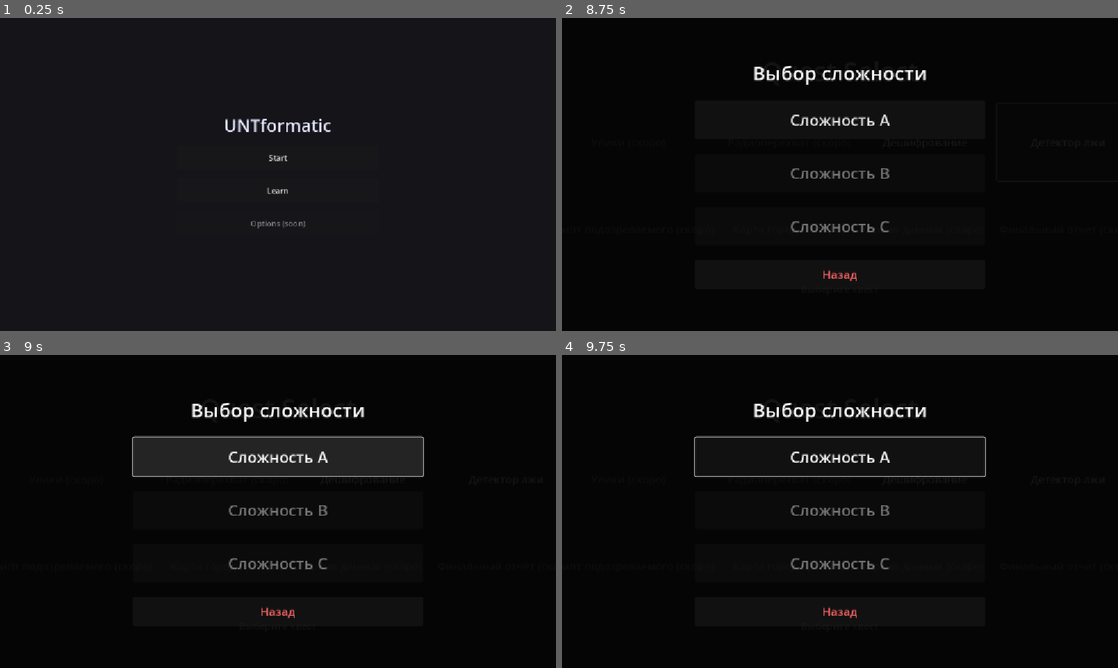
Above: before the commit, frames 1-4 (two rows, left to right).
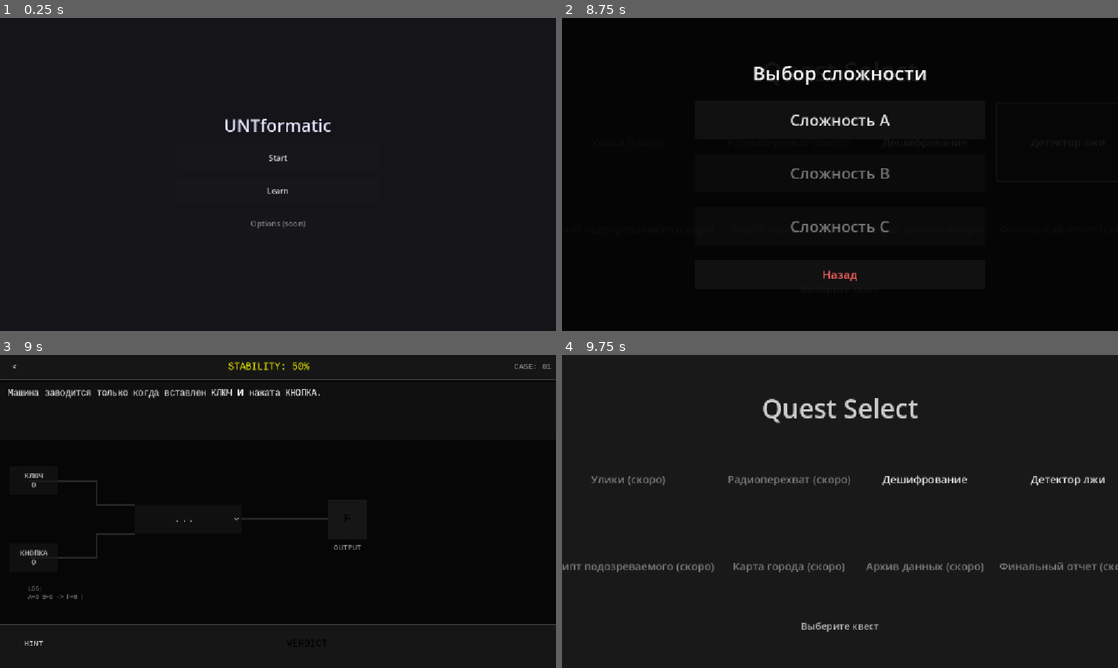
Above: after the commit, the same moments.

Repository: Nurik-dotcom/untmatric
Game: Godot game, scene res://scenes/MainMenu.tscn
Two runs of this game, one before a commit and one after it. Both use one fixed random seed, a clock stepped at 60 frames per second and the inputs below.
Inputs (mouse positions are in pixels of both pictures, inside the frame that each line leads up to):
- Up to frame 1 (0.25 s): no input
- Up to frame 2 (8.75 s): click "Start" at 0.5 s; click "Дешифрование" at 1.25 s; click "Сложность A" at 2 s; click "МЕНЮ" at 2.75 s; click "Детектор лжи" at 3.5 s; click "Назад" at 4.25 s; click "Дешифрование" at 5 s; click "Сложность B" at 5.75 s; click "CHECK" at 6.5 s; click "МЕНЮ" at 7.25 s; click "Детектор лжи" at 8 s
- Up to frame 3 (9 s): click "Сложность A" at 8.75 s
- Up to frame 4 (9.75 s): click (578, 367) at 9.5 s, where only the run after the commit has a clickable "<"

Frames 1-2 are identical in both runs. In frame 3, 10% of the frame differs, in the area x 0-100%, y 2-93%; in frame 4, 5.1%.

Commit message:
Fix LogicQuestA.tscn structure
- Moved inline [sub_resource] blocks to the top of the file to comply with Godot .tscn syntax requirements.
- Resolves 'Parse Error: Invalid parameter' when loading the scene.

Co-authored-by: Nurik-dotcom <84225078+Nurik-dotcom@users.noreply.github.com>

Diff:
--- a/scenes/LogicQuestA.tscn
+++ b/scenes/LogicQuestA.tscn
@@ -1,44 +1,56 @@
-[gd_scene load_steps=3 format=3 uid="uid://bj856hihjj58i"]
+[gd_scene load_steps=6 format=3 uid="uid://bj856hihjj58i"]
 
 [ext_resource type="Script" path="res://scenes/LogicQuestA.gd" id="1_script"]
 
 [sub_resource type="SystemFont" id="SystemFont_1"]
 font_names = PackedStringArray("Courier New", "Consolas", "Liberation Mono")
-
-[node name="LogicQuestA" type="Control"]
-layout_mode = 3
-anchors_preset = 15
-anchor_right = 1.0
-anchor_bottom = 1.0
-grow_horizontal = 2
-grow_vertical = 2
-script = ExtResource("1_script")
-
-[node name="Background" type="ColorRect" parent="."]
-layout_mode = 1
-anchors_preset = 15
-anchor_right = 1.0
-anchor_bottom = 1.0
-grow_horizontal = 2
-grow_vertical = 2
-color = Color(0.05, 0.05, 0.05, 1)
-
-[node name="MainLayout" type="VBoxContainer" parent="."]
-layout_mode = 1
-anchors_preset = 15
-anchor_right = 1.0
-anchor_bottom = 1.0
-grow_horizontal = 2
-grow_vertical = 2
-
-[node name="HeaderPanel" type="PanelContainer" parent="MainLayout"]
-layout_mode = 2
-theme_override_styles/panel = SubResource("StyleBoxFlat_header")
 
 [sub_resource type="StyleBoxFlat" id="StyleBoxFlat_header"]
 bg_color = Color(0.1, 0.1, 0.1, 1)
 border_width_bottom = 2
 border_color = Color(0.3, 0.3, 0.3, 1)
+
+[sub_resource type="StyleBoxFlat" id="StyleBoxFlat_controls"]
+bg_color = Color(0.1, 0.1, 0.1, 1)
+border_width_top = 2
+border_color = Color(0.3, 0.3, 0.3, 1)
+
+[sub_resource type="Environment" id="Environment_glow"]
+background_mode = 3
+glow_enabled = true
+glow_intensity = 0.8
+glow_strength = 1.0
+glow_blend_mode = 1
+
+[node name="LogicQuestA" type="Control"]
+layout_mode = 3
+anchors_preset = 15
+anchor_right = 1.0
+anchor_bottom = 1.0
+grow_horizontal = 2
+grow_vertical = 2
+script = ExtResource("1_script")
+
+[node name="Background" type="ColorRect" parent="."]
+layout_mode = 1
+anchors_preset = 15
+anchor_right = 1.0
+anchor_bottom = 1.0
+grow_horizontal = 2
+grow_vertical = 2
+color = Color(0.05, 0.05, 0.05, 1)
+
+[node name="MainLayout" type="VBoxContainer" parent="."]
+layout_mode = 1
+anchors_preset = 15
+anchor_right = 1.0
+anchor_bottom = 1.0
+grow_horizontal = 2
+grow_vertical = 2
+
+[node name="HeaderPanel" type="PanelContainer" parent="MainLayout"]
+layout_mode = 2
+theme_override_styles/panel = SubResource("StyleBoxFlat_header")
 
 [node name="HeaderMargin" type="MarginContainer" parent="MainLayout/HeaderPanel"]
 layout_mode = 2
@@ -193,11 +205,6 @@
 layout_mode = 2
 theme_override_styles/panel = SubResource("StyleBoxFlat_controls")
 
-[sub_resource type="StyleBoxFlat" id="StyleBoxFlat_controls"]
-bg_color = Color(0.1, 0.1, 0.1, 1)
-border_width_top = 2
-border_color = Color(0.3, 0.3, 0.3, 1)
-
 [node name="ControlsMargin" type="MarginContainer" parent="MainLayout/ControlsPanel"]
 layout_mode = 2
 theme_override_constants/margin_left = 20
@@ -244,13 +251,6 @@
 
 [node name="WorldEnvironment" type="WorldEnvironment" parent="."]
 environment = SubResource("Environment_glow")
-
-[sub_resource type="Environment" id="Environment_glow"]
-background_mode = 3
-glow_enabled = true
-glow_intensity = 0.8
-glow_strength = 1.0
-glow_blend_mode = 1
 
 [node name="ClickPlayer" type="AudioStreamPlayer" parent="."]
 
